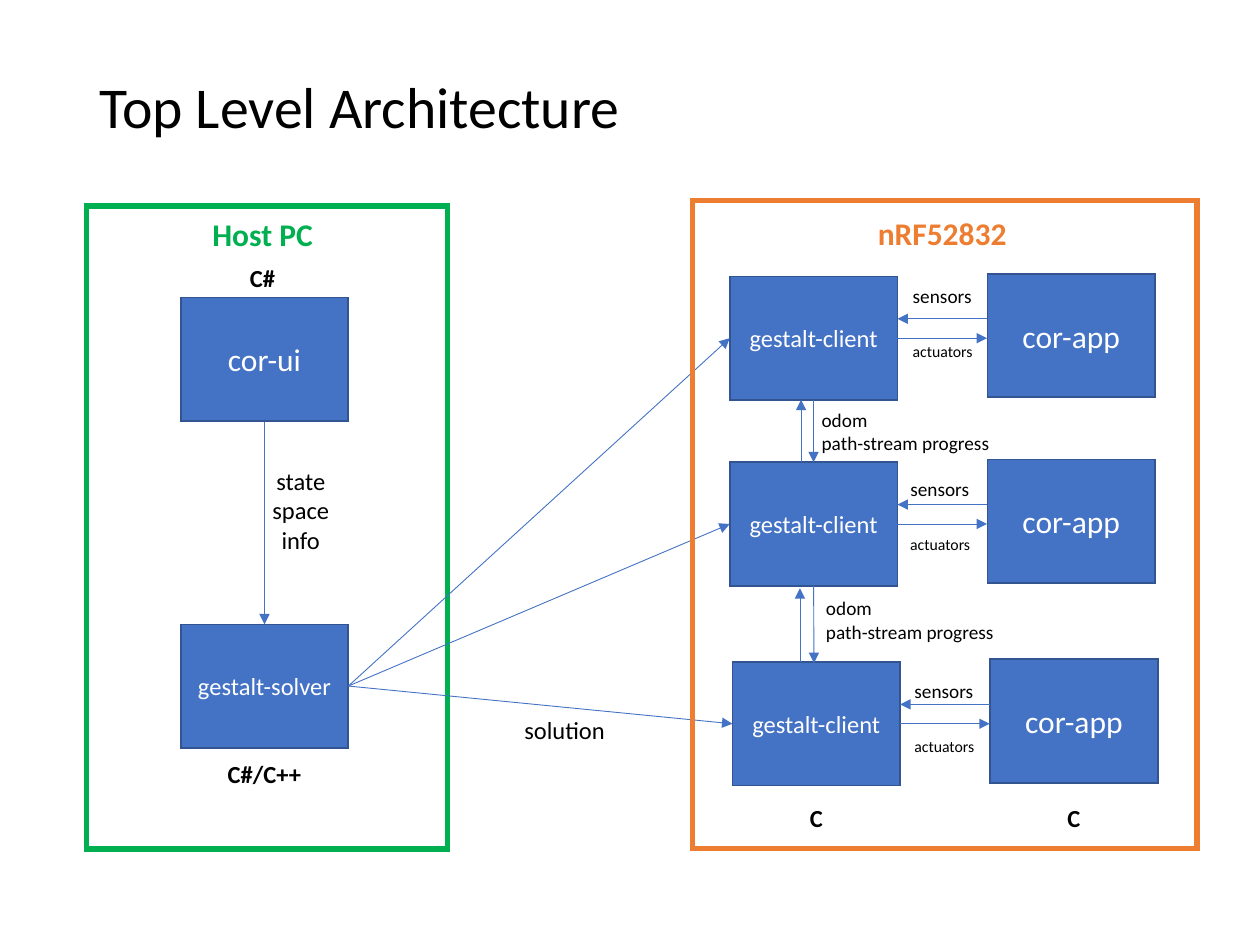
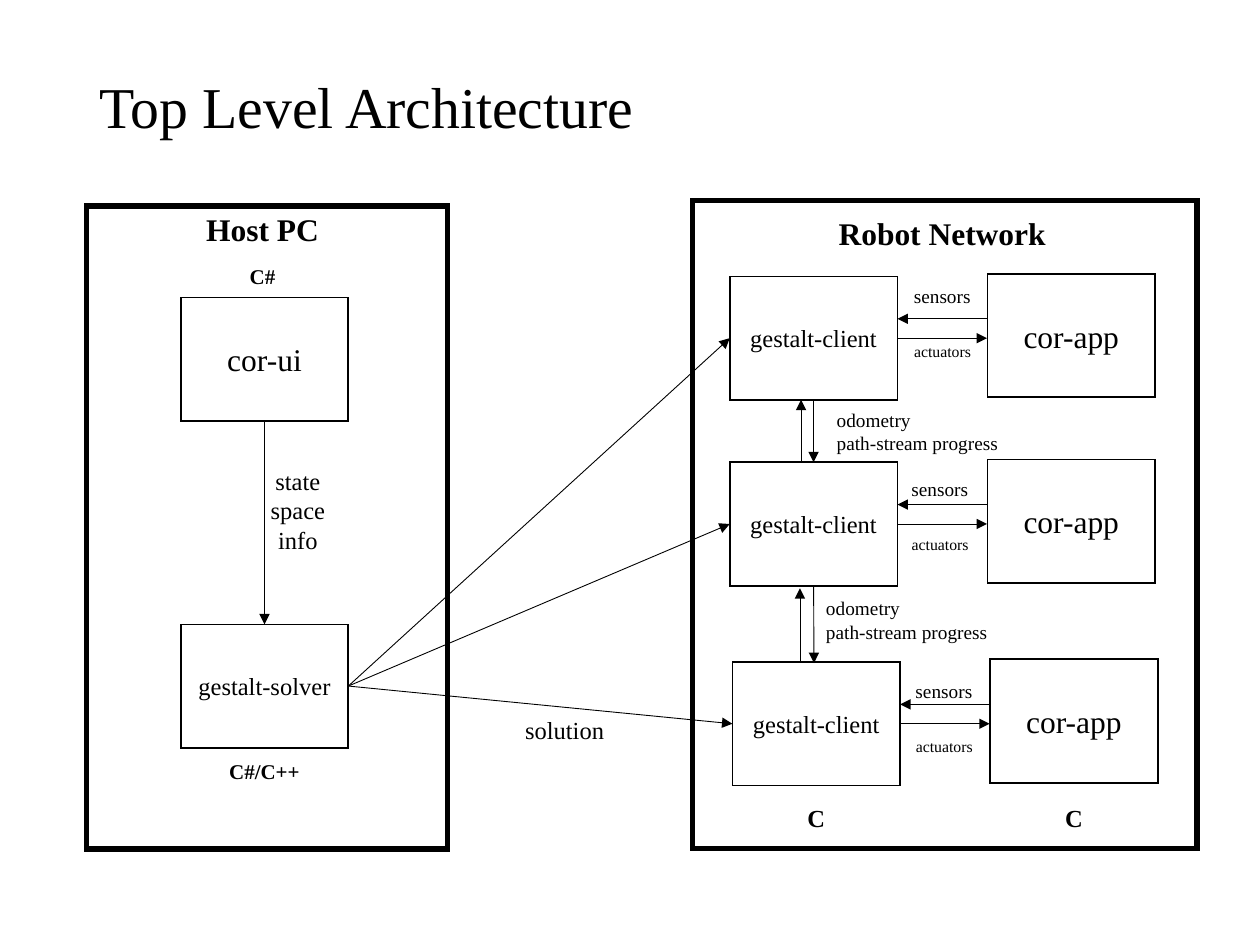
Before and after one commit to gestalt-arch/gestalt-arch, a slide deck: slide 5 of docs/project-spec.pptm. Drawn at 1260x945 pixels with LibreOffice and Linux fonts; fonts in the diff are those of the drawing. Boxes give left, top, right and bottom in pixels: in the first picture for what was removed or moved away, otherwise in the second. Text is boxed around its words. In the diff, an @@ line names an element or a change of style, - is before the commit and + after.

```diff
--- a/docs/project-spec.pptm
+++ b/docs/project-spec.pptm
@@ rectangle at (x1=87, y1=205, x2=449, y2=848): outline #00B050 3 pt to #000000 3 pt @@
@@ text "Host PC" at (x1=206, y1=220, x2=319, y2=242): font Calibri to Times New Roman, text colour #00B050 to #000000 @@
@@ rectangle at (x1=693, y1=200, x2=1197, y2=848): outline #ED7D31 3 pt to #000000 3 pt @@
@@ text at (x1=839, y1=223, x2=1046, y2=246): text changed; font Calibri to Times New Roman; text colour #ED7D31 to #000000 @@
-nRF52832
+Robot Network
@@ text "C#" at (x1=250, y1=270, x2=276, y2=285): size 14 to 12 pt, font Calibri to Times New Roman @@
@@ font Calibri to Times New Roman, text colour #FFFFFF to #000000; fill #4472C4 to #FFFFFF; outline #325491 1 pt to #000000 1 pt in 8 elements at (x1=180, y1=625, x2=348, y2=748), (x1=730, y1=276, x2=897, y2=399), (x1=988, y1=273, x2=1155, y2=397), (x1=730, y1=462, x2=897, y2=586), (x1=988, y1=460, x2=1155, y2=583), (x1=732, y1=662, x2=900, y2=785), (x1=990, y1=659, x2=1158, y2=782), (x1=180, y1=297, x2=348, y2=421) @@
@@ arrow (987, 319) - (897, 319): stroke #4472C4 0.5 pt to #000000 0.5 pt @@
@@ arrow (348, 687) - (730, 338): stroke #4472C4 0.5 pt to #000000 0.5 pt @@
@@ arrow (897, 338) - (987, 338): stroke #4472C4 0.5 pt to #000000 0.5 pt @@
@@ arrow (801, 462) - (801, 399): stroke #4472C4 0.5 pt to #000000 0.5 pt @@
@@ arrow (814, 399) - (814, 462): stroke #4472C4 0.5 pt to #000000 0.5 pt @@
@@ text "odometry" moved from (x1=822, y1=413, x2=989, y2=454) to (x1=837, y1=413, x2=997, y2=454) @@
@@ text at (x1=837, y1=413, x2=911, y2=431): text changed; font Calibri to Times New Roman @@
-odom
+odometry
@@ arrow (265, 421) - (265, 625): stroke #4472C4 0.5 pt to #000000 0.5 pt @@
@@ text at (x1=837, y1=436, x2=997, y2=454): font Calibri to Times New Roman in "path-stream progress" @@
@@ font Calibri to Times New Roman in 11 elements at (x1=99, y1=88, x2=633, y2=139), (x1=807, y1=810, x2=825, y2=828), (x1=525, y1=722, x2=604, y2=740), (x1=914, y1=294, x2=971, y2=304), (x1=914, y1=348, x2=971, y2=357), (x1=1065, y1=810, x2=1083, y2=828), (x1=911, y1=487, x2=968, y2=497), (x1=912, y1=541, x2=969, y2=550), (x1=915, y1=689, x2=972, y2=699), (x1=916, y1=743, x2=973, y2=752), (x1=271, y1=476, x2=325, y2=550) @@
@@ arrow (987, 504) - (897, 504): stroke #4472C4 0.5 pt to #000000 0.5 pt @@
@@ arrow (348, 687) - (730, 524): stroke #4472C4 0.5 pt to #000000 0.5 pt @@
@@ arrow (897, 524) - (987, 524): stroke #4472C4 0.5 pt to #000000 0.5 pt @@
@@ arrow (800, 662) - (800, 588): stroke #4472C4 0.5 pt to #000000 0.5 pt @@
@@ arrow (814, 586) - (814, 663): stroke #4472C4 0.5 pt to #000000 0.5 pt @@
@@ text at (x1=826, y1=601, x2=900, y2=619): text changed; font Calibri to Times New Roman @@
-odom
+odometry
@@ text at (x1=826, y1=625, x2=987, y2=643): font Calibri to Times New Roman in "path-stream progress" @@
@@ arrow (348, 687) - (732, 723): stroke #4472C4 0.5 pt to #000000 0.5 pt @@
@@ arrow (989, 704) - (900, 704): stroke #4472C4 0.5 pt to #000000 0.5 pt @@
@@ arrow (900, 723) - (989, 723): stroke #4472C4 0.5 pt to #000000 0.5 pt @@
@@ text "C#/C++" at (x1=229, y1=765, x2=299, y2=780): size 14 to 12 pt, font Calibri to Times New Roman @@
```
Also in this commit, not shown: 1 other slide changed, 1 slide removed, 2 other files.
